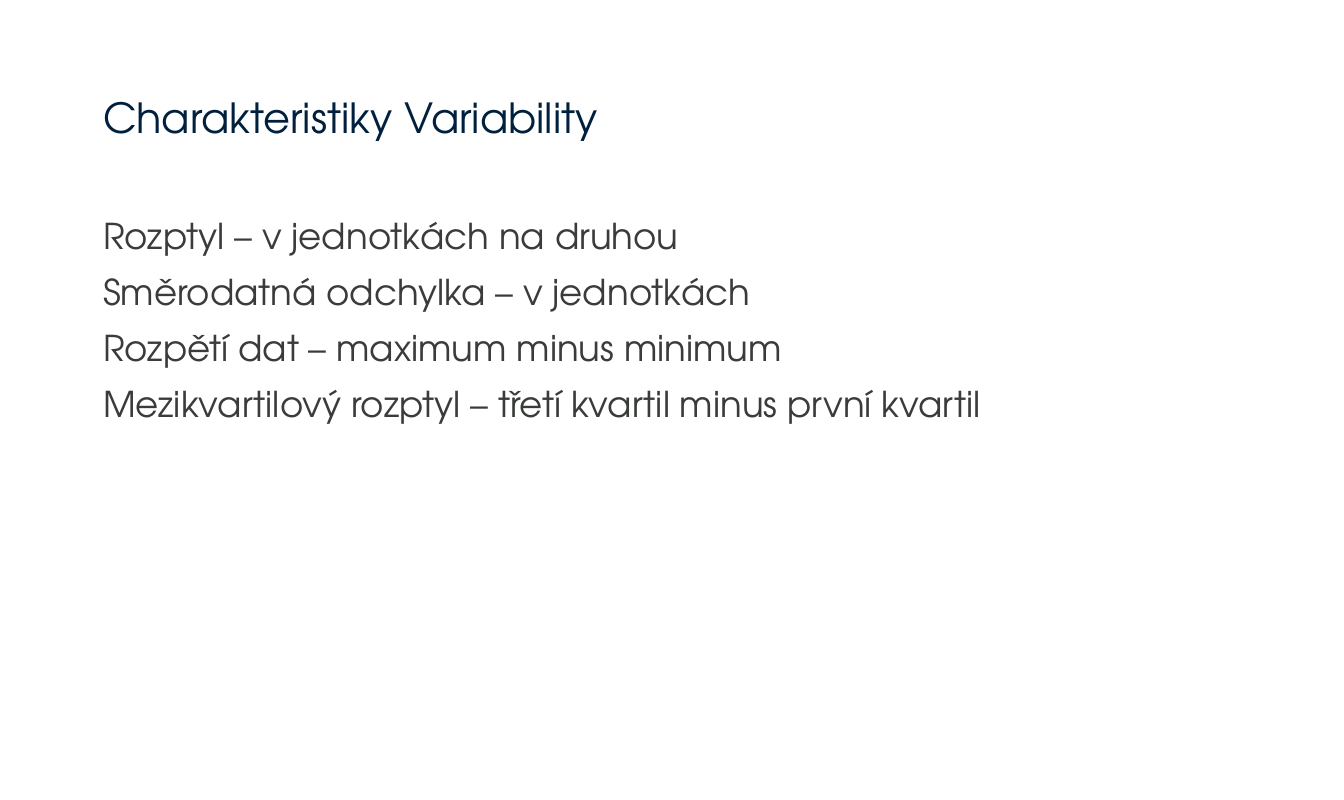
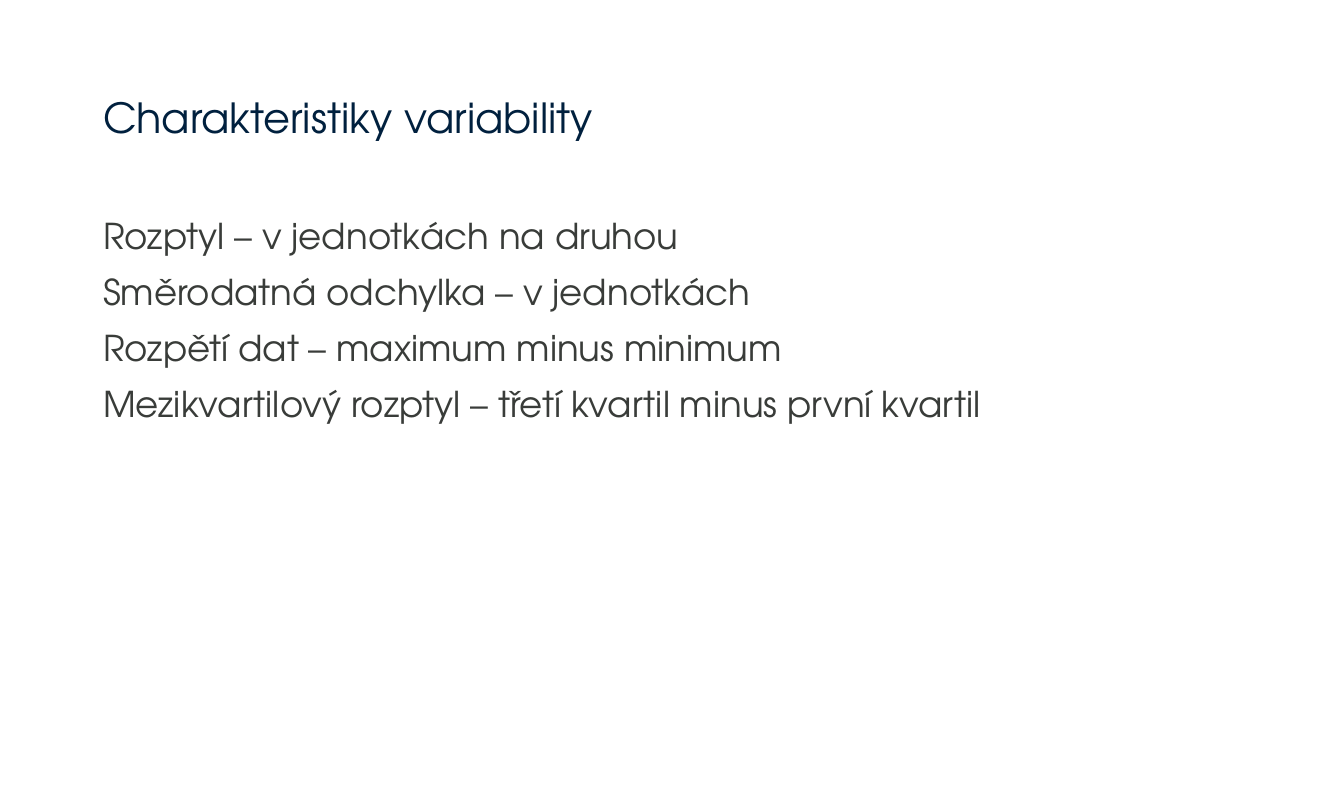
Before and after one commit to MichalLauer/datova-analyza-excel, a slide deck: slide 16 of Prezentace/1_uvod_do_analyzy_dat.pptx. Drawn at 1344x800 pixels with LibreOffice and Linux fonts; fonts in the diff are those of the drawing; background and template pictures are left out. Boxes give left, top, right and bottom in pixels: in the first picture for what was removed or moved away, otherwise in the second. Text is boxed around its words. In the diff, an @@ line names an element or a change of style, - is before the commit and + after.

```diff
--- a/Prezentace/1_uvod_do_analyzy_dat.pptx
+++ b/Prezentace/1_uvod_do_analyzy_dat.pptx
@@ title at [103,101,593,141]: text changed @@
-Charakteristiky Variability
+Charakteristiky variability
```
Also in this commit, not shown: 6 other files.
